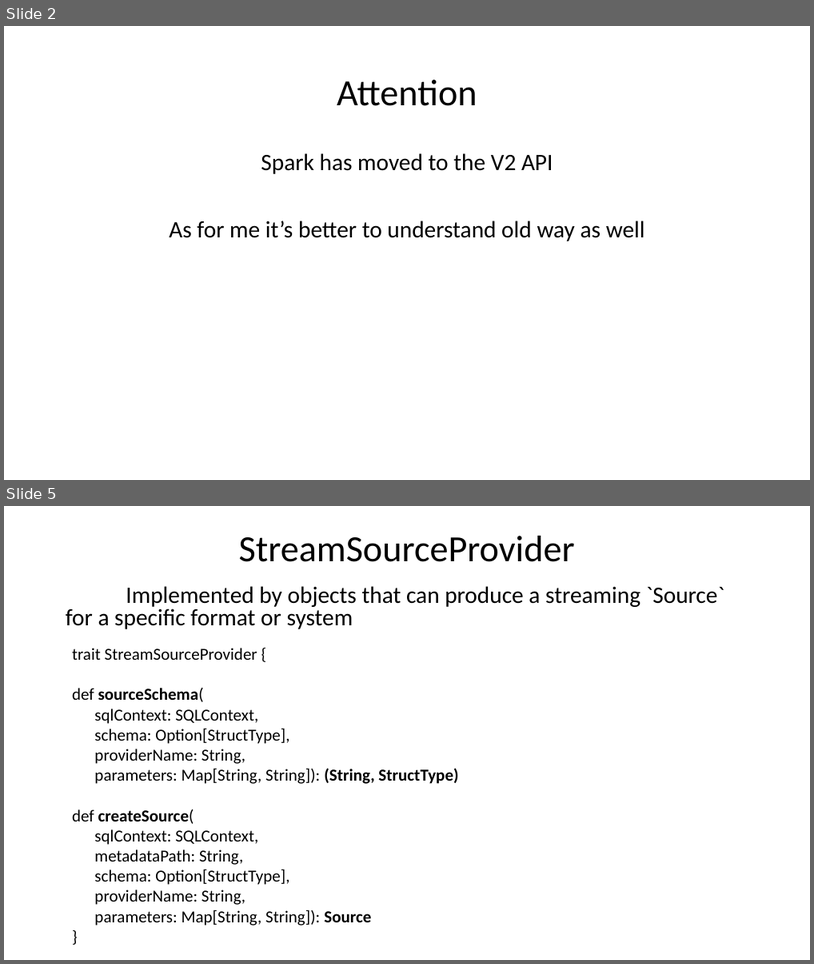
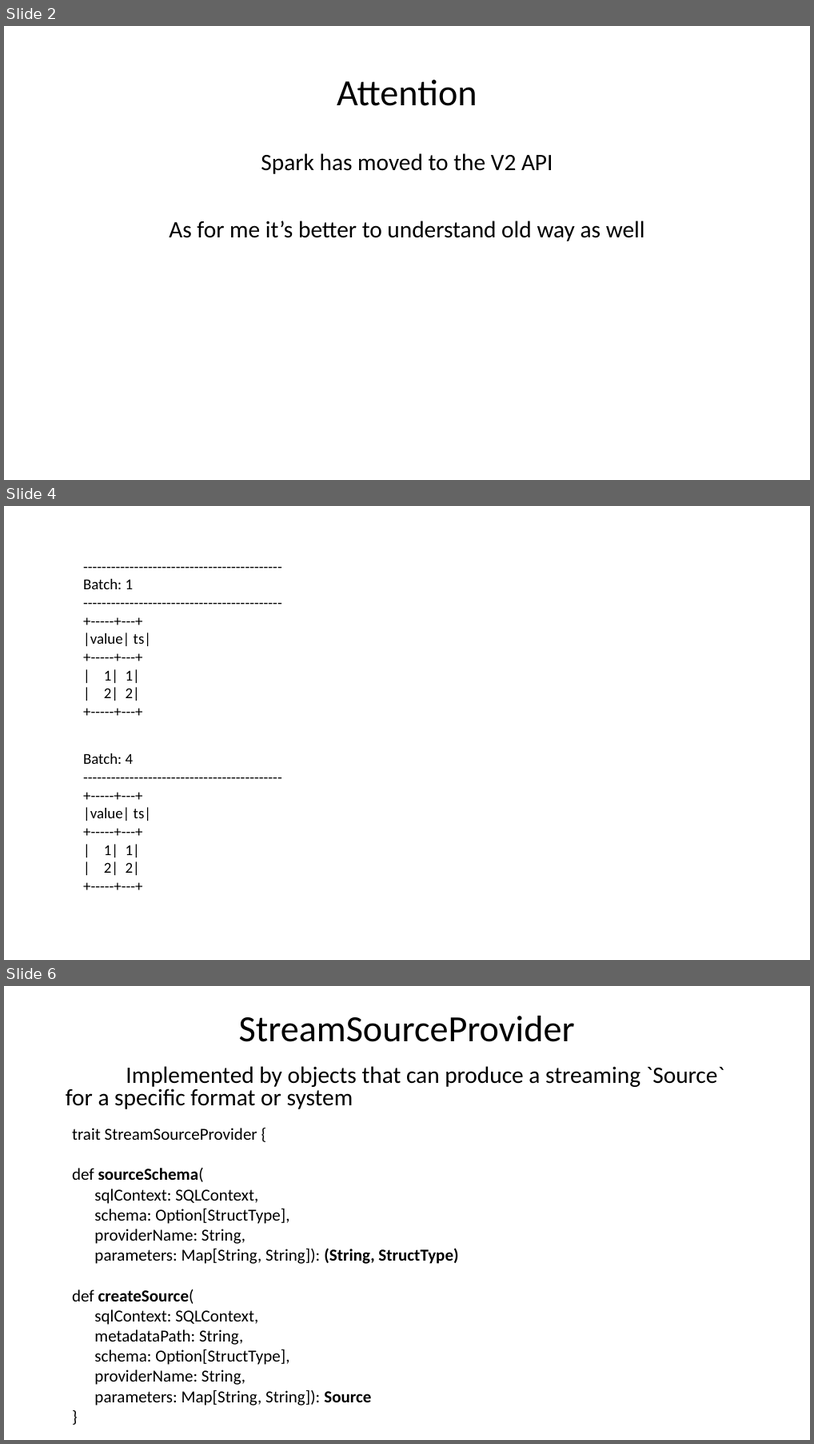
Before and after one commit to nkudinov/apache_spark_pptx, a slide deck: Spark_Custom_Stream_Sources.pptx. Shown one above the other, each under a label of ours: slides 2 and 5 before the commit, slides 2, 4 and 6 after it; the slides between them are not shown. The pictures are 814x964 and 814x1444 pixels, drawn with LibreOffice and Linux fonts; fonts in the diff are those of the drawing. Boxes give left, top, right and bottom in pixels: in the first picture for what was removed or moved away, otherwise in the second. Text is boxed around its words. In the diff, an @@ line names an element or a change of style, - is before the commit and + after.

```diff
--- a/Spark_Custom_Stream_Sources.pptx
+++ b/Spark_Custom_Stream_Sources.pptx
@@ slide 4 added at (4, 506, 810, 960), background #FFFFFF @@
@@ text added at (83, 579, 151, 700), 18 pt, text #000000 @@
+-------------------------------------------
+Batch: 1
+-------------------------------------------
++-----+---+
+|value| ts|
++-----+---+
+| 1| 1|
+| 2| 2|
++-----+---+
@@ text added at (83, 753, 151, 875), 18 pt, text #000000 @@
+Batch: 4
+-------------------------------------------
++-----+---+
+|value| ts|
++-----+---+
+| 1| 1|
+| 2| 2|
++-----+---+
@@ what was slide 5 is now slide 6 @@
```
Also in this commit, not shown: 4 slides changed, 2 other slides added.
